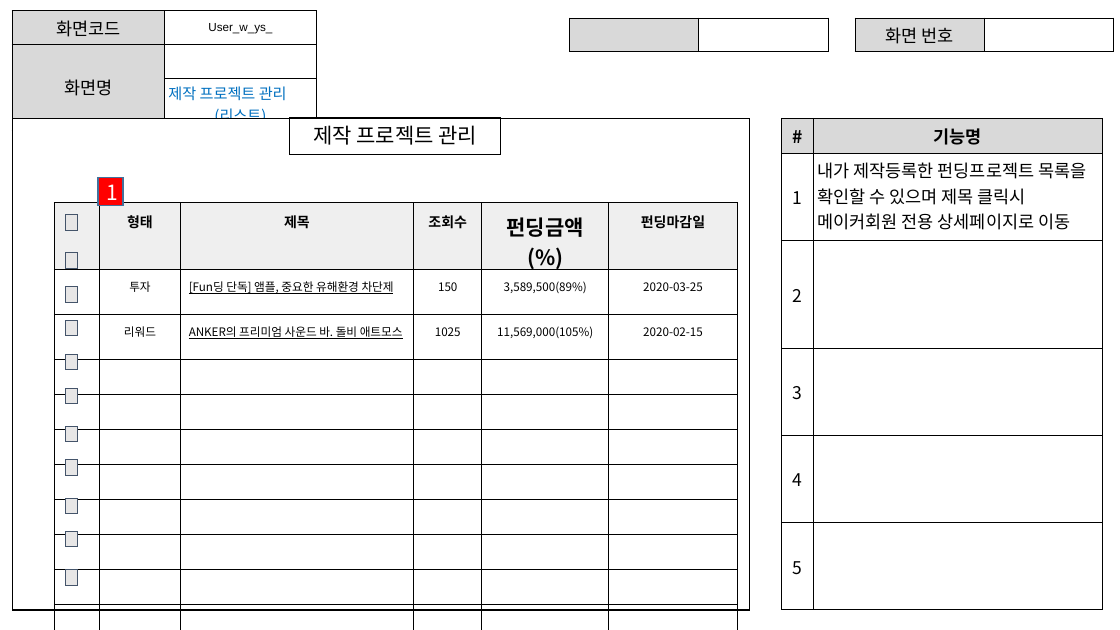
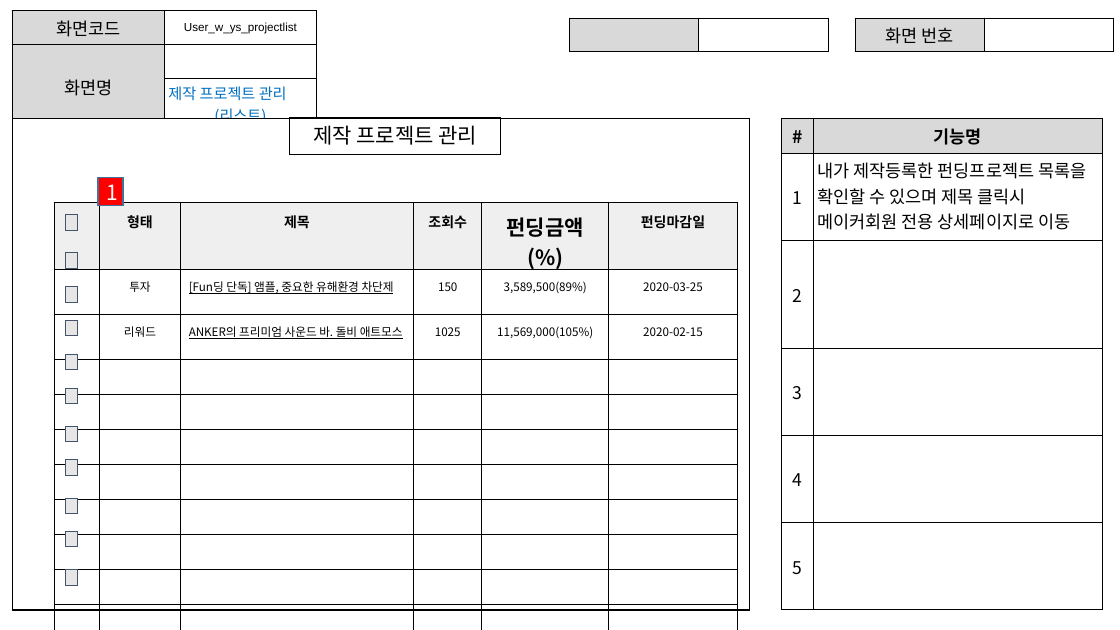
Before and after one commit to ezenteam2/EzenCrowdFunding, a slide deck: slide 12 of project03 화면설계서/project03 - 화면 설계서 - 용승.pptx. Drawn at 1120x630 pixels with LibreOffice and Linux fonts; fonts in the diff are those of the drawing. Boxes give left, top, right and bottom in pixels: in the first picture for what was removed or moved away, otherwise in the second. Text is boxed around its words. In the diff, an @@ line names an element or a change of style, - is before the commit and + after.

```diff
--- a/project03 화면설계서/project03 - 화면 설계서 - 용승.pptx
+++ b/project03 화면설계서/project03 - 화면 설계서 - 용승.pptx
@@ table at (12,11,316,123) @@
-row 1, column 2: User_w_ys_
+row 1, column 2: User_w_ys_projectlist
```
Also in this commit, not shown: 13 other slides changed, 1 slide added.
